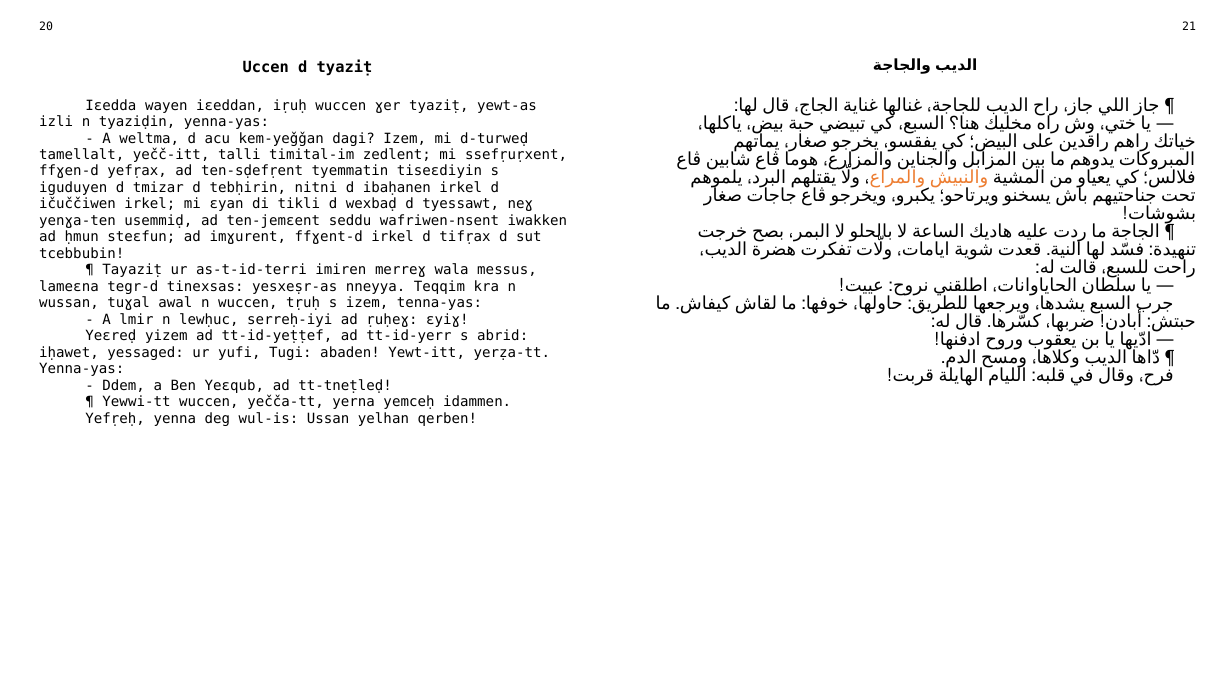
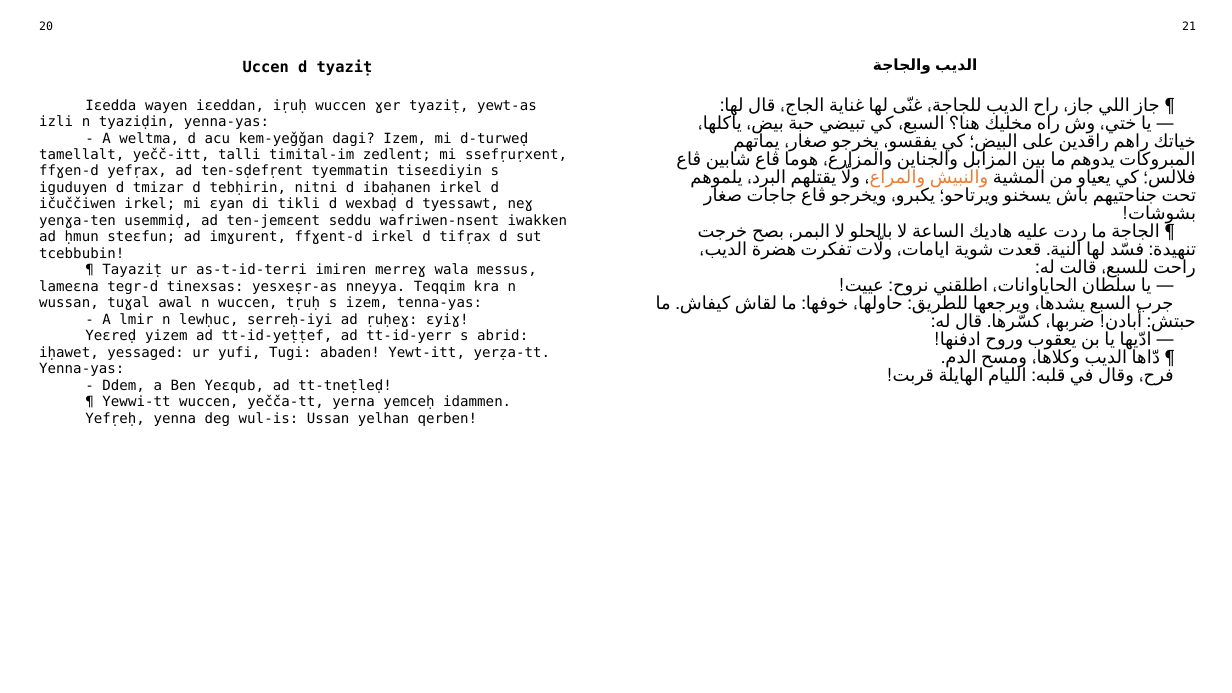
Before and after one commit to sferhah/tamacahut_n_wuccen, a slide deck: slide 6 of Uccen.ConsoleApp/uccen.arq.pptx. Drawn at 1232x693 pixels with LibreOffice and Linux fonts; fonts in the diff are those of the drawing. Boxes give left, top, right and bottom in pixels: in the first picture for what was removed or moved away, otherwise in the second. Text is boxed around its words. In the diff, an @@ line names an element or a change of style, - is before the commit and + after.

```diff
--- a/Uccen.ConsoleApp/uccen.arq.pptx
+++ b/Uccen.ConsoleApp/uccen.arq.pptx
@@ table at [30,15,1205,668] @@
-row 3, column 3: ¶ جاز اللي جاز، راح الديب للجاجة، غنالها غناية الجاج، قال لها: / — يا ختي، وش راه مخليك هنا؟ السبع، كي تبيضي حبة بيض، ياكلها، خياتك راهم راقدين على البيض؛ كي يفقسو، يخرجو صغار، يماتهم المبروكات يدوهم ما بين المزابل والجناين والمزارع، هوما ڨاع شابين ڨاع فلالس؛ كي يعياو من المشية والنبيش والمراع، ولّا يقتلهم البرد، يلموهم تحت جناحتيهم باش يسخنو ويرتاحو؛ يكبرو، ويخرجو ڨاع جاجات صغار بشوشات! / ¶ الجاجة ما ردت عليه هاديك الساعة لا بالحلو لا البمر، بصح خرجت تنهيدة: فسّد لها النية. قعدت شوية ايامات، ولّات تفكرت هضرة الديب، راحت للسبع، قالت له: / — يا سلطان الحاياوانات، اطلقني نروح: عييت! / جرب السبع يشدها، ويرجعها للطريق: حاولها، خوفها: ما لقاش كيفاش. ما حبتش: أبادن! ضربها، كسّرها. قال له: / — ادّيها يا بن يعقوب وروح ادفنها! / ¶ دّاها الديب وكلاها، ومسح الدم. / فرح، وقال في قلبه: الليام الهايلة قربت!
+row 3, column 3: ¶ جاز اللي جاز، راح الديب للجاجة، غنّى لها غناية الجاج، قال لها: / — يا ختي، وش راه مخليك هنا؟ السبع، كي تبيضي حبة بيض، ياكلها، خياتك راهم راقدين على البيض؛ كي يفقسو، يخرجو صغار، يماتهم المبروكات يدوهم ما بين المزابل والجناين والمزارع، هوما ڨاع شابين ڨاع فلالس؛ كي يعياو من المشية والنبيش والمراع، ولّا يقتلهم البرد، يلموهم تحت جناحتيهم باش يسخنو ويرتاحو؛ يكبرو، ويخرجو ڨاع جاجات صغار بشوشات! / ¶ الجاجة ما ردت عليه هاديك الساعة لا بالحلو لا البمر، بصح خرجت تنهيدة: فسّد لها النية. قعدت شوية ايامات، ولّات تفكرت هضرة الديب، راحت للسبع، قالت له: / — يا سلطان الحاياوانات، اطلقني نروح: عييت! / جرب السبع يشدها، ويرجعها للطريق: حاولها، خوفها: ما لقاش كيفاش. ما حبتش: أبادن! ضربها، كسّرها. قال له: / — ادّيها يا بن يعقوب وروح ادفنها! / ¶ دّاها الديب وكلاها، ومسح الدم. / فرح، وقال في قلبه: الليام الهايلة قربت!
```
Also in this commit, not shown: 13 other slides changed, 1 other file.
